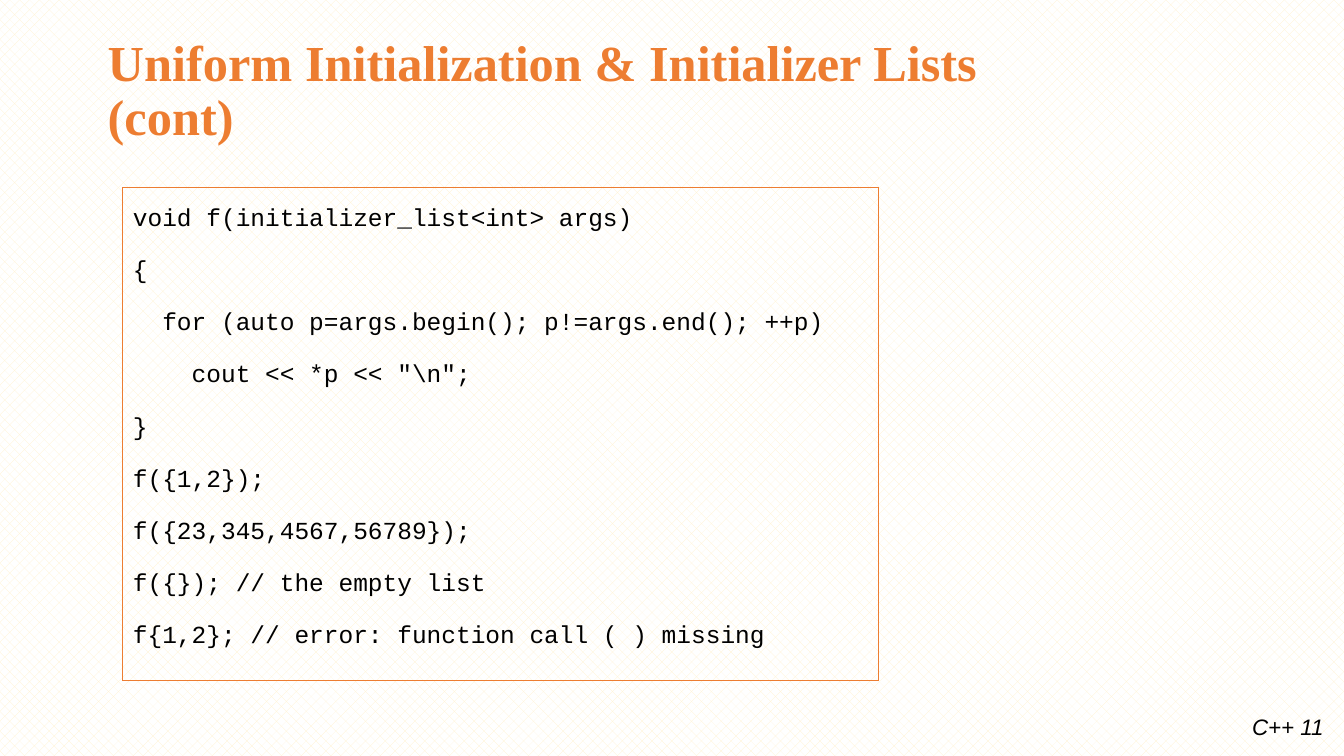
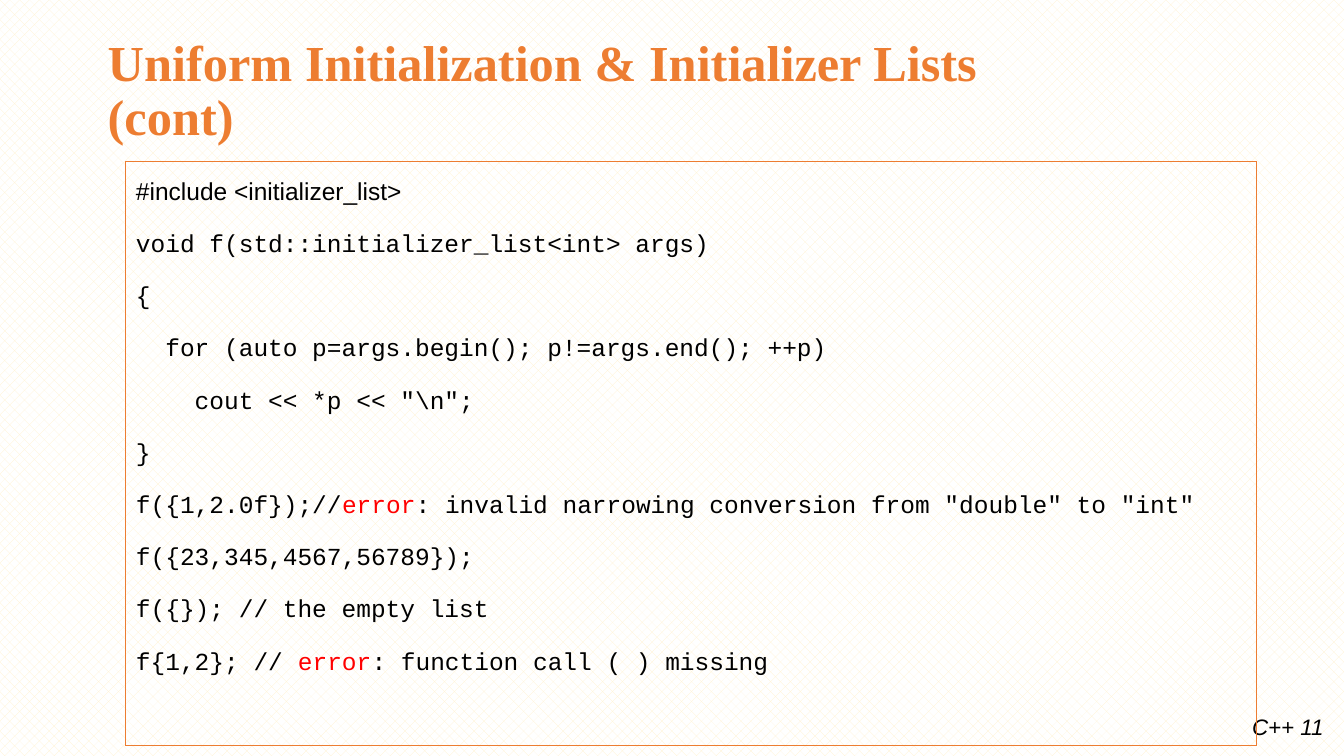
Before and after one commit to minhthedt/hello-world, a slide deck: slide 14 of Training/LG_Training_C++11.pptx. Drawn at 1344x756 pixels with LibreOffice and Linux fonts; fonts in the diff are those of the drawing; background and template pictures are left out. Boxes give left, top, right and bottom in pixels: in the first picture for what was removed or moved away, otherwise in the second. Text is boxed around its words. In the diff, an @@ line names an element or a change of style, - is before the commit and + after.

```diff
--- a/Training/LG_Training_C++11.pptx
+++ b/Training/LG_Training_C++11.pptx
@@ text "#include <initializer_list>" resized from (x1=123, y1=188, x2=879, y2=681) to (x1=126, y1=162, x2=1257, y2=746) @@
@@ text at (x1=136, y1=182, x2=708, y2=257): text changed @@
-void f(initializer_list<int> args)
+#include <initializer_list>
+void f(std::initializer_list<int> args)
@@ text at (x1=136, y1=495, x2=1194, y2=519): text changed @@
-f({1,2});
+f({1,2.0f});//error: invalid narrowing conversion from "double" to "int"
@@ text at (x1=136, y1=652, x2=768, y2=676): text colour #000000 to #FF0000 in "error:" @@
```
Also in this commit, not shown: 18 other slides changed, 9 slides added, 2 slides removed, 46 other files.
